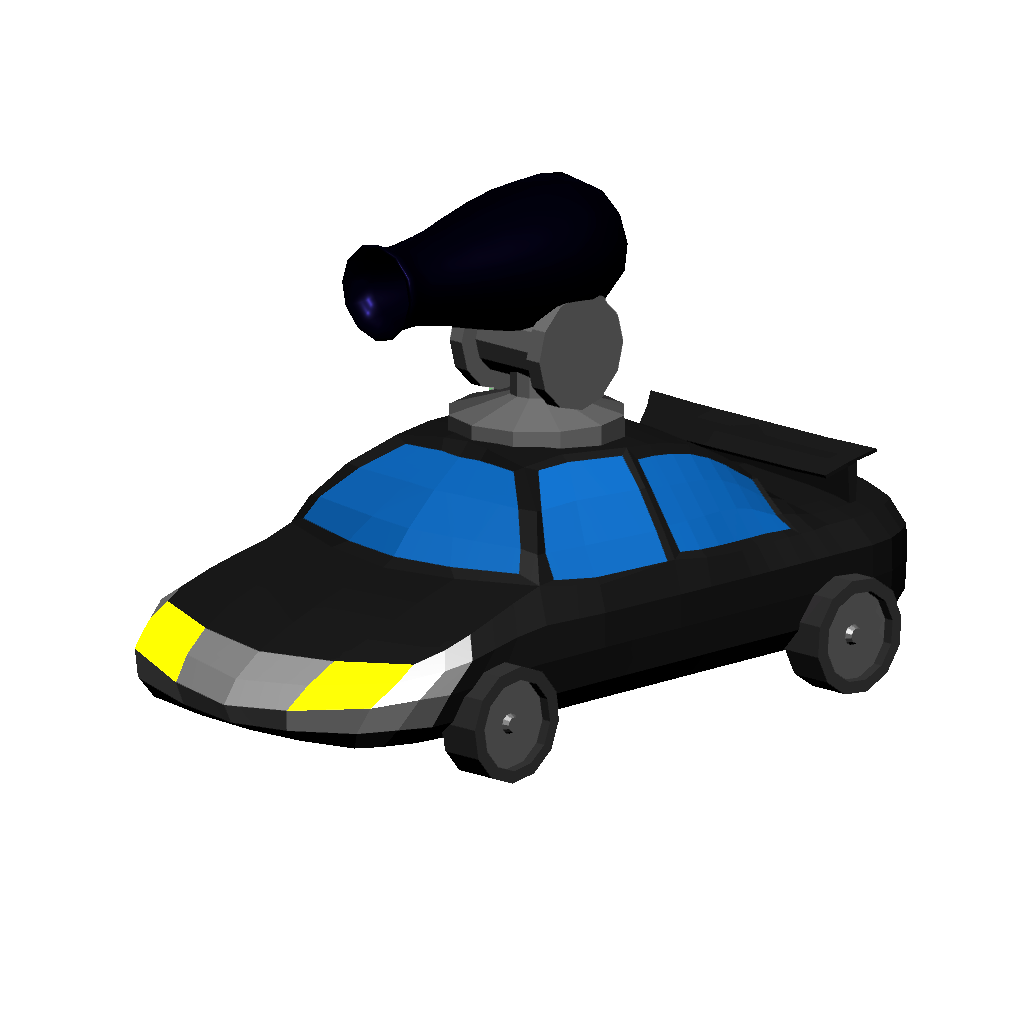
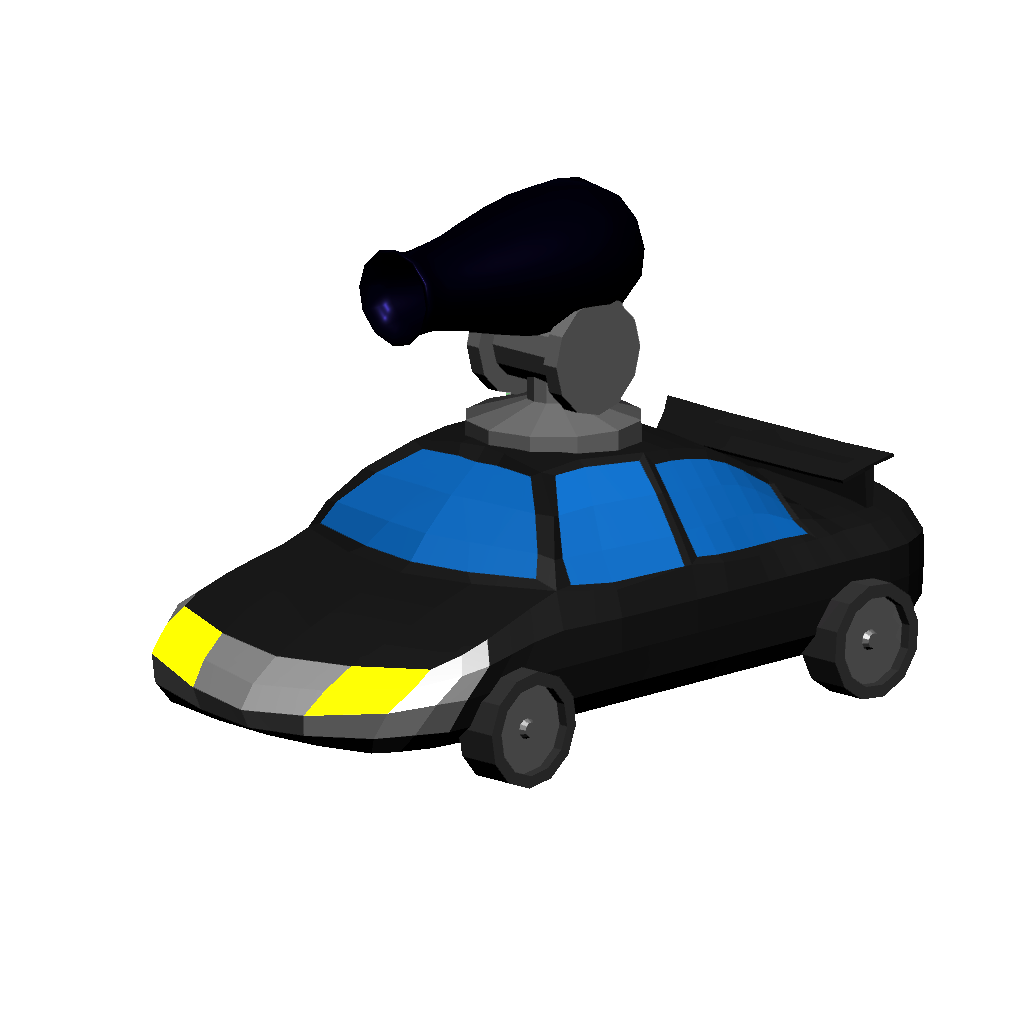
Two versions of the same layered image (1024x1024). Layer-by-layer changes:
added layer "Pasted Layer" above "Layer #1" over [152, 177, 924, 789]
painted on "Layer #1" over [135, 172, 907, 784]
